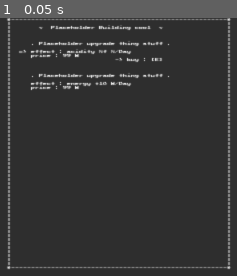
Above: before the commit, frame 1.
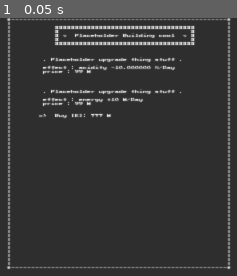
Above: after the commit, the same moment.

Repository: CreaJeu/terraforming-venus
Game: Godot game, scene res://scenes/building.tscn
The game is run twice, just before and just after one commit, with the same random seed, the same clock (stepped at 60 frames per second) and the same inputs. This scene is started directly instead of the project's main scene.
Inputs:
- Up to frame 1 (0.05 s): no input

The runs differ from the first frame. In frame 1, 5.3% of the frame differs, in the area x 8-83%, y 3-39%.

Commit message:
Changes to building menu ui

Diff:
--- a/scenes/building.tscn
+++ b/scenes/building.tscn
@@ -77,31 +77,19 @@
 label_settings = ExtResource("1_n8bkc")
 
 [node name="title_Label" type="Label" parent="." unique_id=1957932454]
-offset_left = 147.0
+offset_left = 151.0
 offset_top = 2.0
-offset_right = 183.0
-offset_bottom = 4.0
-text = "~  Placeholder Building cool  ~"
-label_settings = ExtResource("1_n8bkc")
-
-[node name="cursor_Label" type="Label" parent="." unique_id=1409063599]
-offset_left = 142.0
-offset_top = 8.0
-offset_right = 144.0
-offset_bottom = 9.0
-text = "=>"
-label_settings = ExtResource("1_n8bkc")
-
-[node name="buyUI_Label" type="Label" parent="." unique_id=1599377047]
-offset_left = 165.0
-offset_top = 10.0
-offset_right = 178.0
-offset_bottom = 11.0
-text = " -> buy : [E]"
+offset_right = 182.0
+offset_bottom = 7.0
+text = "###############################
+#                             #
+#  Placeholder Building cool  #
+#                             #
+###############################"
 label_settings = ExtResource("1_n8bkc")
 
 [node name="upgradeList_Node2D" type="Node2D" parent="." unique_id=1695816068]
-position = Vector2(145, 5)
+position = Vector2(144, 9)
 
 [node name="bidon_upgrade_Node2D" parent="upgradeList_Node2D" unique_id=2074544727 instance=ExtResource("2_uvy8r")]
 position = Vector2(0, 1)
@@ -109,9 +97,4 @@
 
 [node name="bidon2_upgrade_Node2D" parent="upgradeList_Node2D" unique_id=1157117742 instance=ExtResource("2_uvy8r")]
 position = Vector2(0, 9)
-
-[node name="hiddenUpgrades_Node2D" type="Node2D" parent="." unique_id=1418546382]
-visible = false
-
-[node name="bidon3_upgrade_Node2D" parent="hiddenUpgrades_Node2D" unique_id=509165874 instance=ExtResource("2_uvy8r")]
-position = Vector2(145, 14)
+selected = true
--- a/scenes/upgrade.tscn
+++ b/scenes/upgrade.tscn
@@ -2,26 +2,48 @@
 
 [ext_resource type="Script" uid="uid://dpgyt6sjh0ln1" path="res://scripts/upgrade.gd" id="1_b2g4b"]
 [ext_resource type="LabelSettings" uid="uid://po5dxq7k46vm" path="res://godot_only/label_settings.tres" id="1_xsw34"]
+[ext_resource type="PackedScene" uid="uid://cd2tvgt7xf8h3" path="res://scenes/blink_label.tscn" id="3_g1npk"]
 
 [node name="upgrade_Node2D" type="Node2D" unique_id=2074544727]
 script = ExtResource("1_b2g4b")
 
 [node name="name_Label" type="Label" parent="." unique_id=808119497]
-offset_right = 40.0
+offset_left = 4.0
+offset_right = 44.0
 offset_bottom = 1.0
 text = ". Placeholder upgrade thing stuff ."
 label_settings = ExtResource("1_xsw34")
 
 [node name="effect_Label" type="Label" parent="." unique_id=1767086654]
+offset_left = 4.0
 offset_top = 2.0
-offset_right = 38.0
+offset_right = 42.0
 offset_bottom = 3.0
-text = "   effect : rain +??? mm"
+text = "   Effect : rain +??? mm"
 label_settings = ExtResource("1_xsw34")
 
 [node name="price_Label" type="Label" parent="." unique_id=547317410]
+offset_left = 4.0
 offset_top = 3.0
-offset_right = 17.0
+offset_right = 22.0
 offset_bottom = 4.0
-text = "   price : ????? W"
+text = "   Price : ????? W"
 label_settings = ExtResource("1_xsw34")
+
+[node name="buy_Label" type="Label" parent="." unique_id=859475095]
+offset_left = 7.0
+offset_top = 6.0
+offset_right = 21.0
+offset_bottom = 7.0
+text = "Buy [E]: ??? W"
+label_settings = ExtResource("1_xsw34")
+
+[node name="pointer_Label" type="Label" parent="." unique_id=215427329]
+offset_left = 3.0
+offset_top = 6.0
+offset_right = 5.0
+offset_bottom = 7.0
+text = "=>"
+label_settings = ExtResource("1_xsw34")
+
+[node name="BlinkLabel" parent="pointer_Label" unique_id=1665782607 instance=ExtResource("3_g1npk")]
--- a/scripts/building.gd
+++ b/scripts/building.gd
@@ -7,7 +7,14 @@
 @export var selected_upgrade: Upgrade
 
 func _ready() -> void:
-	$title_Label.text = title
+	var char_number = title.length() + 2
+	var text = "#" + "#".repeat(char_number) + "#" + "\n"
+	text += "#" + " ".repeat(char_number) + "#" + "\n"
+	text += "# " + title + " #\n"
+	text += "#" + " ".repeat(char_number) + "#" + "\n"
+	text += "#" + "#".repeat(char_number) + "#" + "\n"
+
+	$title_Label.text = text
 	#$upgradeList_Node2D/bidon_upgrade_Node2D.blbl()
 
 #func _process(delta: float) -> void:
--- a/scripts/upgrade.gd
+++ b/scripts/upgrade.gd
@@ -5,18 +5,29 @@
 @export var effect_acidity: float = -10
 @export var effect_energy: int = +10
 @export var price: int = 99
+@export var selected: bool = false
 
 func _ready() -> void:
 	$name_Label.text = name_str
 	if(effect_acidity != 0):
-		$effect_Label.text = "effect : acidity %f %/Day" % effect_acidity
+		$effect_Label.text = "effect : acidity %f %%/Day" % effect_acidity
 	if(effect_energy != 0):
 		$effect_Label.text = "effect : energy +%d W/Day" % effect_energy
 	$price_Label.text = "price : %d W" % price
-	#blbl()
 
-#func _process(delta: float) -> void:
-	#pass
+	if selected:
+		select()
+	else:
+		deselect()
 
-#func blbl() -> void:
-	#print("BLBL effect : acidity %d m/day" % effect_acidity)
+func select() -> void:
+	selected = true
+	$pointer_Label.show()
+	$buy_Label.show()
+	$pointer_Label/BlinkLabel.process_mode = Node.PROCESS_MODE_INHERIT
+
+func deselect() -> void:
+	selected = false
+	$pointer_Label.hide()
+	$buy_Label.hide()
+	$pointer_Label/BlinkLabel.process_mode = Node.PROCESS_MODE_DISABLED
